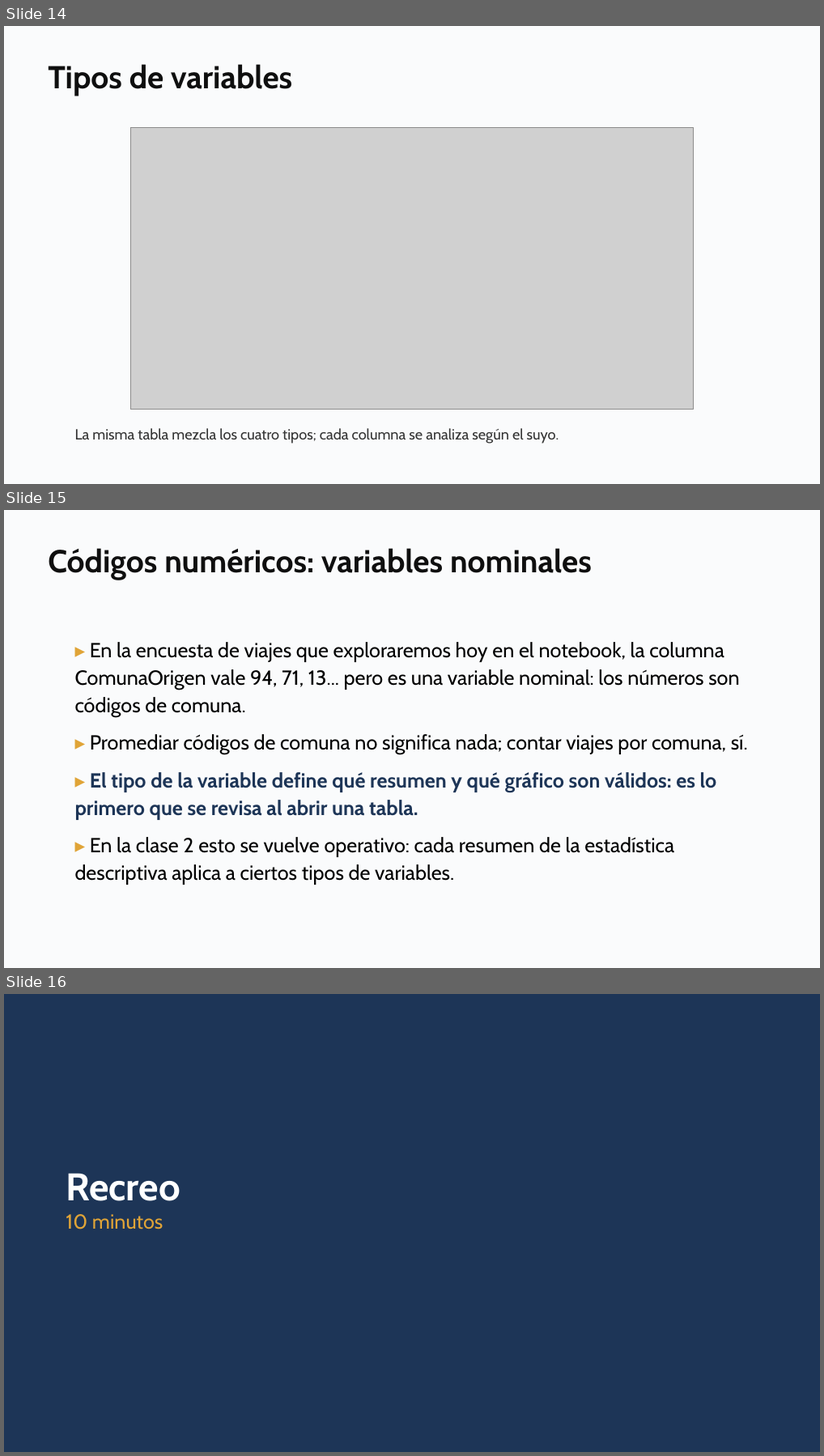
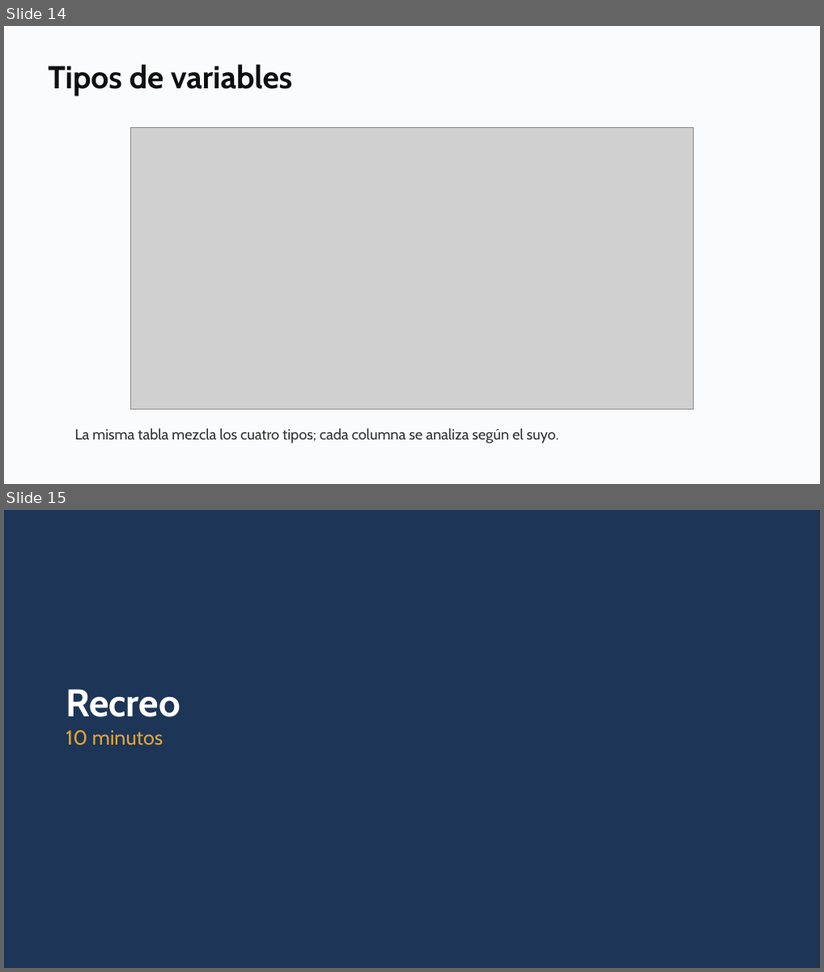
Before and after one commit to daniopitz/diplomado-cdd, a slide deck: presentaciones/clase01_fundamentos_ecosistema.pptx. Shown one above the other, each under a label of ours: slides 14, 15 and 16 before the commit, slides 14 and 15 after it. The pictures are 824x1456 and 824x972 pixels, drawn with LibreOffice and Linux fonts; fonts in the diff are those of the drawing; grey boxes stand for pictures. Boxes give left, top, right and bottom in pixels: in the first picture for what was removed or moved away, otherwise in the second. Text is boxed around its words. In the diff, an @@ line names an element or a change of style, - is before the commit and + after.

```diff
--- a/presentaciones/clase01_fundamentos_ecosistema.pptx
+++ b/presentaciones/clase01_fundamentos_ecosistema.pptx
@@ slide 15 removed at box(4, 510, 820, 968), background #FFFFFF @@
@@ rectangle removed at box(4, 510, 820, 968) @@
@@ text removed at box(48, 548, 592, 580) @@
-Códigos numéricos: variables nominales
@@ text removed at box(75, 642, 748, 885) @@
-▸ En la encuesta de viajes que exploraremos hoy en el notebook, la columna ComunaOrigen vale 94, 71, 13... pero es una variable nominal: los números son códigos de comuna.
-▸ Promediar códigos de comuna no significa nada; contar viajes por comuna, sí.
-▸ El tipo de la variable define qué resumen y qué gráfico son válidos: es lo primero que se revisa al abrir una tabla.
-▸ En la clase 2 esto se vuelve operativo: cada resumen de la estadística descriptiva aplica a ciertos tipos de variables.
@@ what was slide 16 is now slide 15 @@
```
Also in this commit, not shown: 1 other file.
